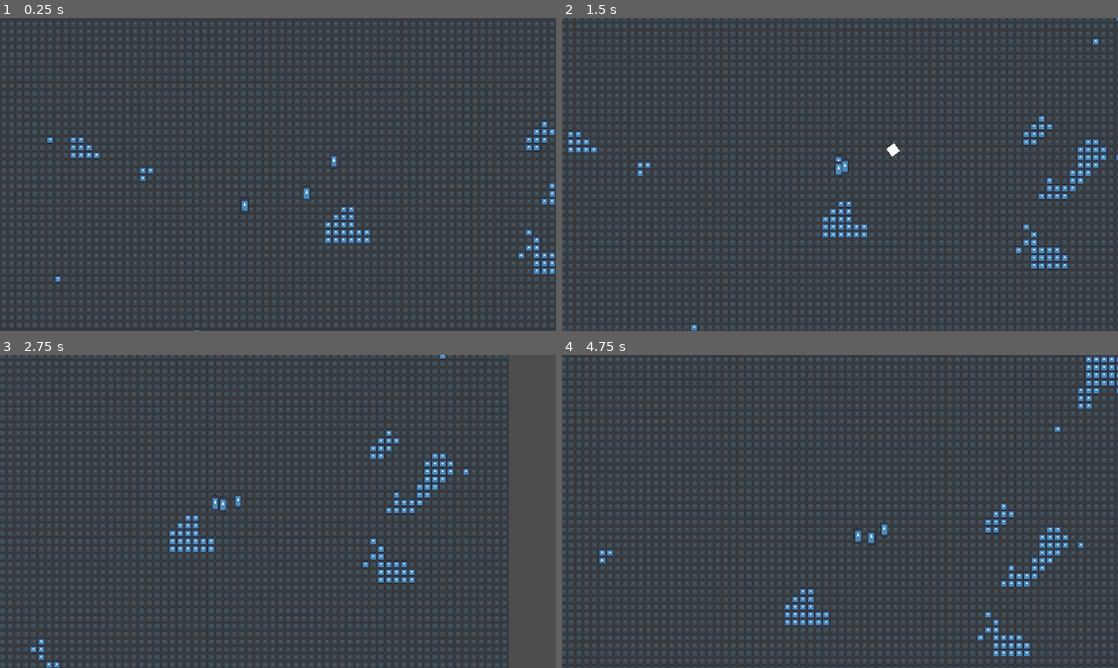
Above: before the commit, frames 1-4 (two rows, left to right).
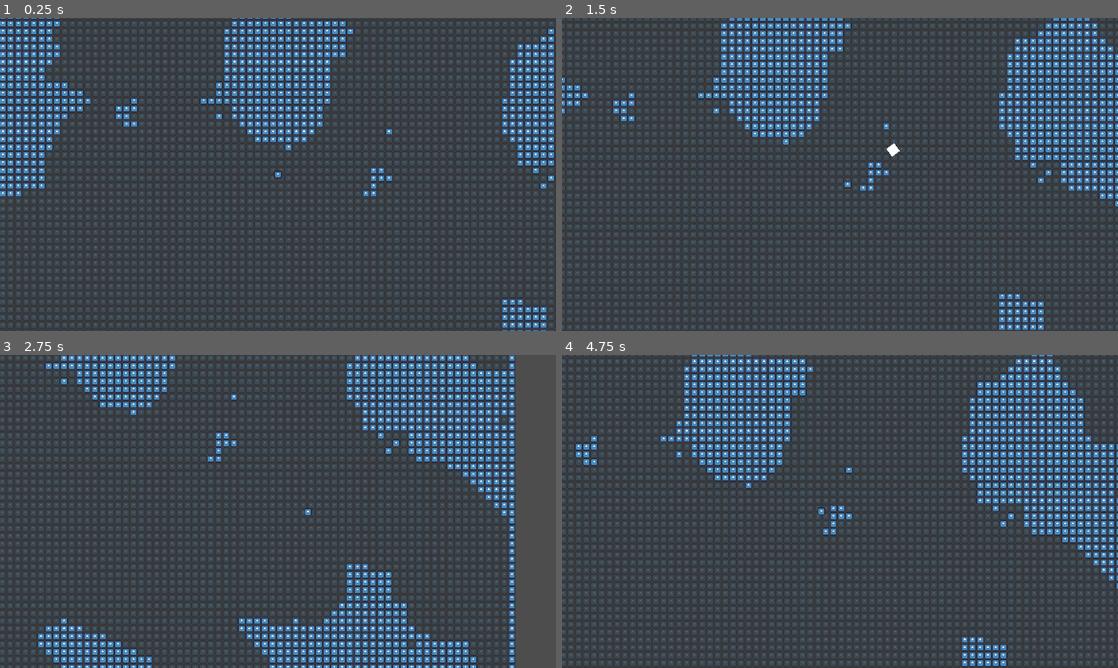
Above: after the commit, the same moments.

Repository: slotling/collateral-damage-gwj71
Game: Godot game, scene res://Scenes/Root/world.tscn
Two runs of this game, one before a commit and one after it. Both use one fixed random seed, a clock stepped at 60 frames per second and the inputs below. The engine's default icon, where the game draws it, is replaced by a stand-in: a white triangle on a blue panel in a dark square.
Inputs (mouse positions are in pixels of both pictures, inside the frame that each line leads up to):
- Up to frame 1 (0.25 s): no input
- Up to frame 2 (1.5 s): move the mouse to (962, 158) at 0.52 s; hold Right (ui_right) 0.53-1.28 s; click (962, 158) at 0.6 s; move the mouse to (728, 190) at 1.27 s; hold Down (ui_down) from 1.28 s (still down); right-click (728, 190) at 1.35 s
- Up to frame 3 (2.75 s): move the mouse to (333, 442) at 2.02 s; release Down (ui_down) at 2.03 s; hold Right (ui_right) from 2.03 s (still down); hold Shift (run) from 2.03 s (still down)
- Up to frame 4 (4.75 s): move the mouse to (812, 574) at 2.77 s; release Right (ui_right) at 2.78 s; release Shift (run) at 2.78 s; hold Up (ui_up) 2.78-3.53 s; click (812, 574) at 2.85 s; move the mouse to (1006, 558) at 3.52 s; hold Left (ui_left) from 3.53 s (still down); right-click (1006, 558) at 3.6 s; move the mouse to (673, 464) at 4.27 s; tap Shift (run) at 4.35 s

The runs differ from the first frame. In frame 1, 14% of the frame differs, in the area x 0-100%, y 0-100%; in frame 2, 15%; in frame 3, 26%; in frame 4, 26%.

Commit message:
procgen remaster

Diff:
--- /dev/null
+++ b/Handlers/AttackHandlers/Arsonist_Attack1.gd
@@ -0,0 +1,4 @@
+extends "res://Handlers/AttackHandlers/CharacterAttack.gd"
+
+func execute():
+	print("skibidi")
--- /dev/null
+++ b/Scenes/Entities/Characters/arsonist_player.tscn
@@ -0,0 +1,9 @@
+[gd_scene load_steps=3 format=3 uid="uid://dl472ck8pk4d7"]
+
+[ext_resource type="PackedScene" uid="uid://d2vt5m4ks2jor" path="res://Scenes/Entities/Characters/player.tscn" id="1_ofonj"]
+[ext_resource type="Script" path="res://Handlers/AttackHandlers/Arsonist_Attack1.gd" id="2_owpu5"]
+
+[node name="ArsonistPlayer" instance=ExtResource("1_ofonj")]
+
+[node name="CharacterAttack1" parent="." index="5"]
+script = ExtResource("2_owpu5")
--- a/Scenes/Entities/Characters/demolitionist_player.tscn
+++ b/Scenes/Entities/Characters/demolitionist_player.tscn
@@ -1,13 +1,13 @@
-[gd_scene load_steps=3 format=3 uid="uid://djorhqqn1rked"]
+[gd_scene load_steps=4 format=3 uid="uid://djorhqqn1rked"]
 
 [ext_resource type="PackedScene" uid="uid://d2vt5m4ks2jor" path="res://Scenes/Entities/Characters/player.tscn" id="1_w0i3m"]
 [ext_resource type="Script" path="res://Handlers/AttackHandlers/Demolitionist_Attack1.gd" id="2_svhre"]
+[ext_resource type="Texture2D" uid="uid://b1k3mggtht0mx" path="res://icon.svg" id="3_akf5q"]
 
 [node name="DemolitionistPlayer" instance=ExtResource("1_w0i3m")]
-collision_layer = 0
-
-[node name="Camera" parent="." index="0"]
-zoom = Vector2(0.25, 0.25)
 
 [node name="CharacterAttack1" parent="." index="5"]
 script = ExtResource("2_svhre")
+
+[node name="Icon" type="Sprite2D" parent="." index="7"]
+texture = ExtResource("3_akf5q")
--- a/Scenes/Entities/Characters/player.tscn
+++ b/Scenes/Entities/Characters/player.tscn
@@ -34,5 +34,6 @@
 [node name="CharacterAttack1" parent="." instance=ExtResource("5_a04fe")]
 
 [node name="CharacterAttack2" parent="." instance=ExtResource("5_a04fe")]
+is_secondary_attack = true
 
 [connection signal="died" from="HealthHandler" to="." method="_on_health_handler_died"]
--- a/Scenes/Generation/terrain.gd
+++ b/Scenes/Generation/terrain.gd
@@ -3,7 +3,7 @@
 @export var size:Vector2 = Vector2.ZERO
 
 @export var noise_map : NoiseTexture2D
-@onready var noise : Noise = noise_map.noise
+var noise : Noise
 @onready var color_ramp : Gradient = noise_map.color_ramp
 @onready var color_ramp_offsets : Array = noise_map.color_ramp.offsets
 
@@ -40,10 +40,19 @@
 					generate_tile(i-1, x, y)
 					break
 
+func generate_initial():
+	for x in range(size.x+2):
+		for y in range(size.y+2):
+			generate_tile(0, x-1, y-1)
+
 func generate_tile(value, x, y):
 	tilemap.set_cell(0, Vector2(x-size.x/2, y-size.y/2), tile_source[value], tile_atlas_coords[value])
 
 func _ready():
+	randomize()
+	noise_map.noise.seed = randi()
+	noise = noise_map.noise
+	generate_initial()
 	generate()
 
 func _process(delta):
--- a/Scenes/Generation/terrain.tscn
+++ b/Scenes/Generation/terrain.tscn
@@ -5,11 +5,11 @@
 
 [sub_resource type="Gradient" id="Gradient_s6f1m"]
 interpolation_mode = 1
-offsets = PackedFloat32Array(0, 0.130435, 1)
+offsets = PackedFloat32Array(0, 0.347826, 1)
 colors = PackedColorArray(0, 0, 0, 1, 1, 1, 1, 1, 1, 1, 1, 1)
 
 [sub_resource type="FastNoiseLite" id="FastNoiseLite_s0251"]
-frequency = 0.047
+frequency = 0.025
 
 [sub_resource type="NoiseTexture2D" id="NoiseTexture2D_1eg75"]
 color_ramp = SubResource("Gradient_s6f1m")
--- a/Scenes/Root/world.tscn
+++ b/Scenes/Root/world.tscn
@@ -1,8 +1,7 @@
-[gd_scene load_steps=4 format=3 uid="uid://dxacdto1scojh"]
+[gd_scene load_steps=3 format=3 uid="uid://dxacdto1scojh"]
 
 [ext_resource type="PackedScene" uid="uid://d3hrl4tjnukfe" path="res://Scenes/Generation/terrain.tscn" id="1_r6r10"]
 [ext_resource type="PackedScene" uid="uid://djorhqqn1rked" path="res://Scenes/Entities/Characters/demolitionist_player.tscn" id="2_0m2oe"]
-[ext_resource type="PackedScene" uid="uid://bgmyc6lbh46uf" path="res://Scenes/Entities/enemy.tscn" id="3_r2ge0"]
 
 [node name="World" type="Node2D"]
 
@@ -10,12 +9,11 @@
 size = Vector2(100, 100)
 
 [node name="DemolitionistPlayer" parent="." instance=ExtResource("2_0m2oe")]
+position = Vector2(4, 1)
+collision_layer = 0
+collision_mask = 0
 
-[node name="Enemy" parent="." instance=ExtResource("3_r2ge0")]
-position = Vector2(192, 160)
+[node name="Camera" parent="DemolitionistPlayer" index="0"]
+zoom = Vector2(0.25, 0.25)
 
-[node name="Enemy2" parent="." instance=ExtResource("3_r2ge0")]
-position = Vector2(-176, 240)
-
-[node name="Enemy3" parent="." instance=ExtResource("3_r2ge0")]
-position = Vector2(320, -32)
+[editable path="DemolitionistPlayer"]
Not shown: 1 places in Scenes/Entities/Characters/player.tscn that only renumber resources
Not shown, added: export_presets.cfg
